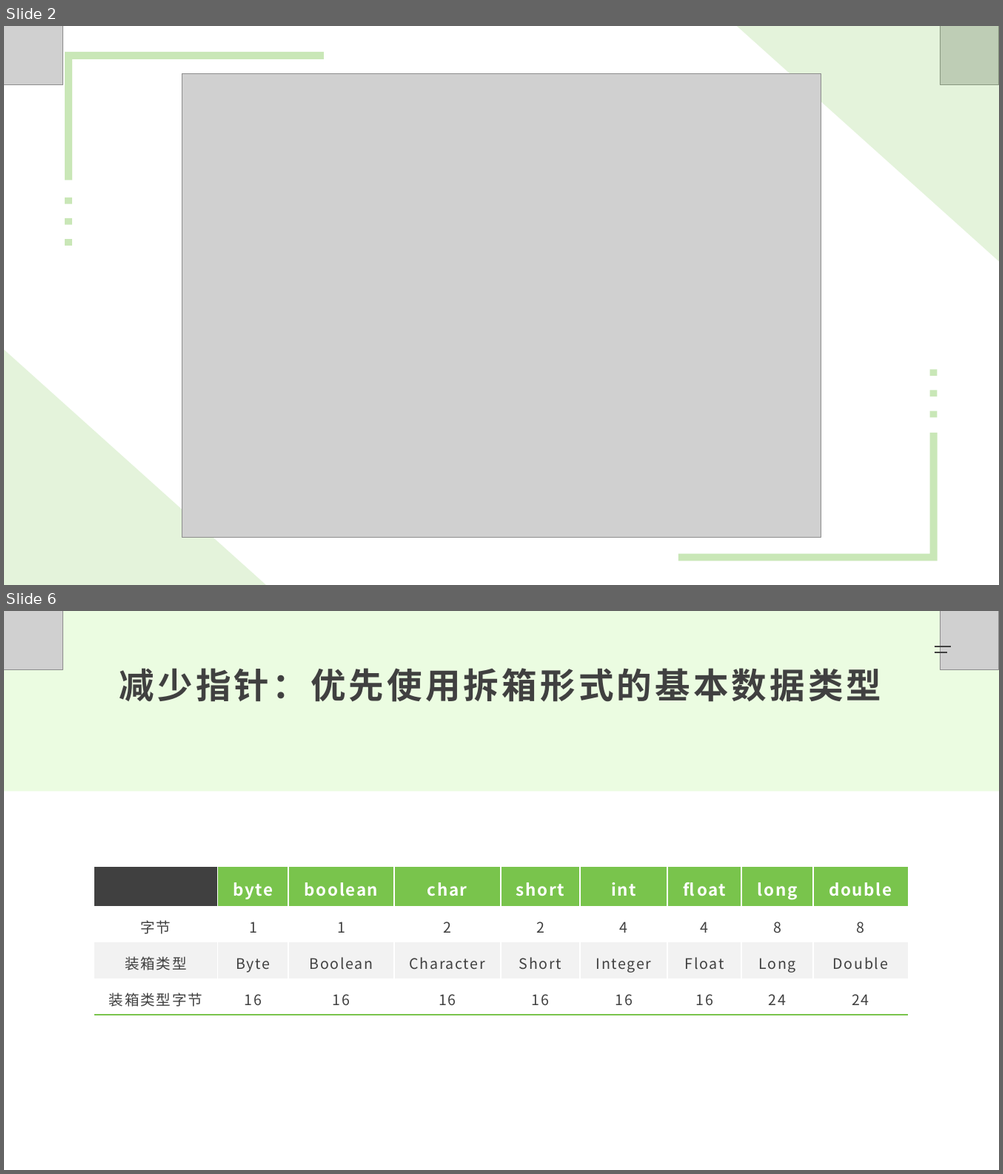
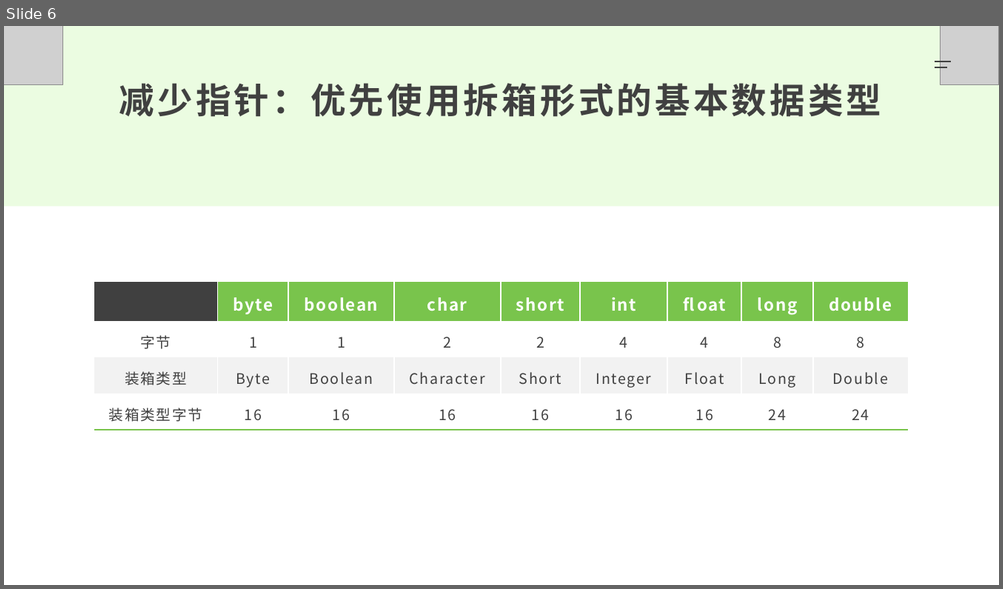
Before and after one commit to JiangJibo/project, a slide deck: web/src/main/resources/Java内存优化分享.pptx. Shown one above the other, each under a label of ours: slides 2 and 6 before the commit, slide 6 after it; the slides between them are not shown. The pictures are 1003x1174 and 1003x589 pixels, drawn with LibreOffice and Linux fonts; fonts in the diff are those of the drawing; grey boxes stand for pictures. Boxes give left, top, right and bottom in pixels: in the first picture for what was removed or moved away, otherwise in the second. Text is boxed around its words. In the diff, an @@ line names an element or a change of style, - is before the commit and + after.

```diff
--- a/web/src/main/resources/Java内存优化分享.pptx
+++ b/web/src/main/resources/Java内存优化分享.pptx
@@ slide 2 removed at <box>4,26,999,585</box>, background #FFFFFF @@
@@ picture removed at <box>4,26,63,85</box> @@
@@ right triangle removed at <box>737,26,999,262</box> @@
@@ picture removed at <box>940,26,999,85</box> @@
@@ freeform shape removed at <box>65,52,324,181</box> @@
@@ picture removed at <box>182,74,820,539</box> @@
@@ rectangle removed at <box>65,198,73,204</box> @@
@@ rectangle removed at <box>65,218,73,225</box> @@
@@ rectangle removed at <box>65,239,73,246</box> @@
@@ right triangle removed at <box>4,350,266,585</box> @@
@@ rectangle removed at <box>930,370,937,377</box> @@
@@ rectangle removed at <box>930,391,937,397</box> @@
@@ rectangle removed at <box>930,411,937,417</box> @@
@@ freeform shape removed at <box>678,434,937,562</box> @@
```
Also in this commit, not shown: 9 slides changed, 3 slides added, 3 other slides removed, 2 other files.
